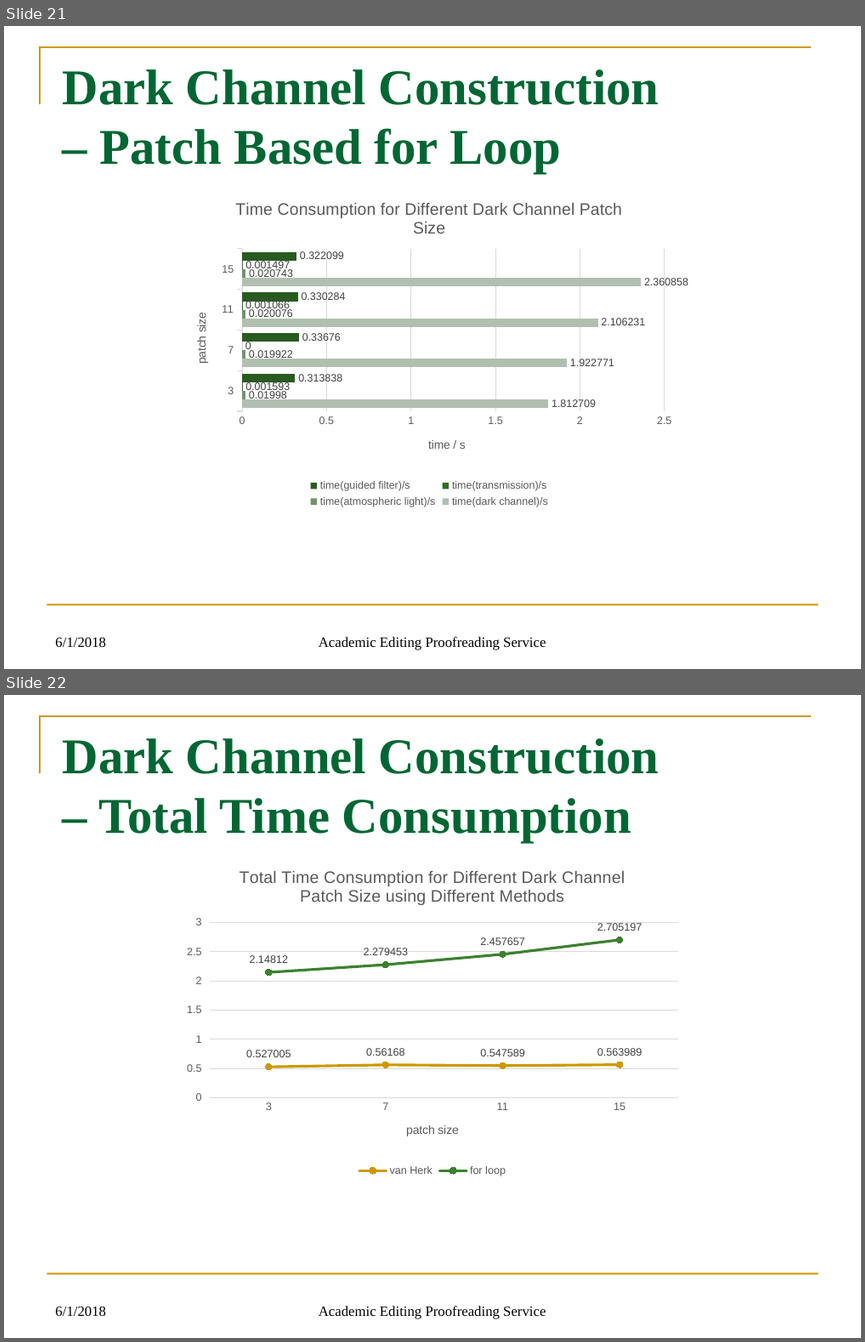
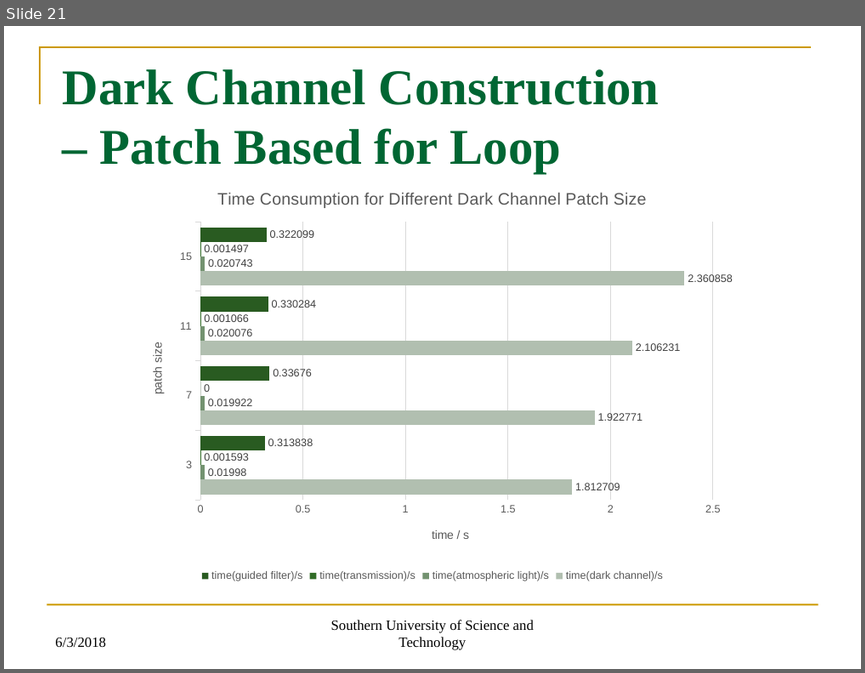
Before and after one commit to CharlesThaCat/Image-Haze-Removal-using-Dark-Channel-Prior, a slide deck: Image Haze Removal Using Dark Channel Prior.pptx. Shown one above the other, each under a label of ours: slides 21 and 22 before the commit, slide 21 after it. The pictures are 865x1342 and 865x673 pixels, drawn with LibreOffice and Linux fonts; fonts in the diff are those of the drawing. Boxes give left, top, right and bottom in pixels: in the first picture for what was removed or moved away, otherwise in the second. Text is boxed around its words. In the diff, an @@ line names an element or a change of style, - is before the commit and + after.

```diff
--- a/Image Haze Removal Using Dark Channel Prior.pptx
+++ b/Image Haze Removal Using Dark Channel Prior.pptx
@@ slide 22 removed at (4, 695, 861, 1338), background #FFFFFF; not listed: 2 template elements that a slide beside it also shows @@
@@ title removed at (63, 738, 659, 842) @@
-Dark Channel Construction
-– Total Time Consumption
@@ line chart removed at (177, 852, 687, 1180) @@
-title "Total Time Consumption for Different Dark Channel Patch Size using Different Methods "
-categories: 3, 7, 11, 15
-van Herk: 0.527005, 0.56168, 0.547589, 0.563989
-for loop: 2.14812, 2.279453, 2.457657, 2.705197
@@ text removed at (55, 1306, 106, 1315) @@
-6/1/2018
@@ text removed at (318, 1305, 545, 1319) @@
-Academic Editing Proofreading Service
@@ slide 21 changed as well @@
@@ bar chart: place and size @@
-bar chart at (177, 183, 687, 511)
+bar chart at (132, 171, 732, 585)
@@ text at (55, 637, 106, 646): text changed @@
-6/1/2018
+6/3/2018
@@ text at (331, 619, 534, 650): text changed @@
-Academic Editing Proofreading Service
+Southern University of Science and Technology
```
Also in this commit, not shown: 24 other slides changed, 3 other files.
